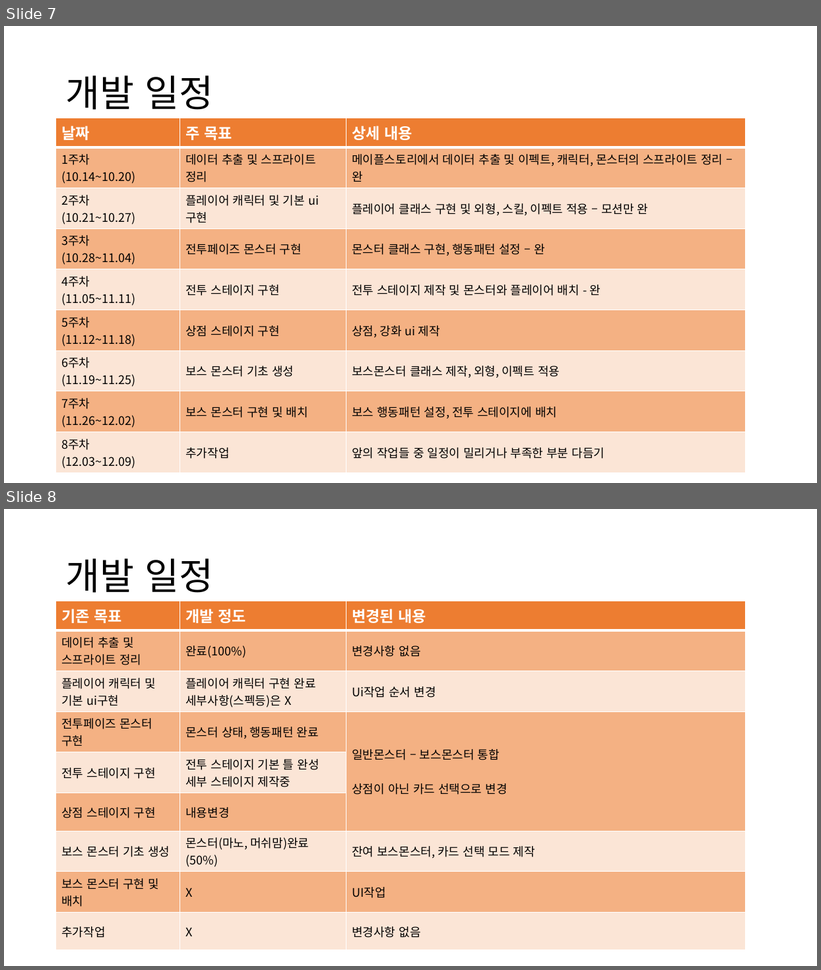
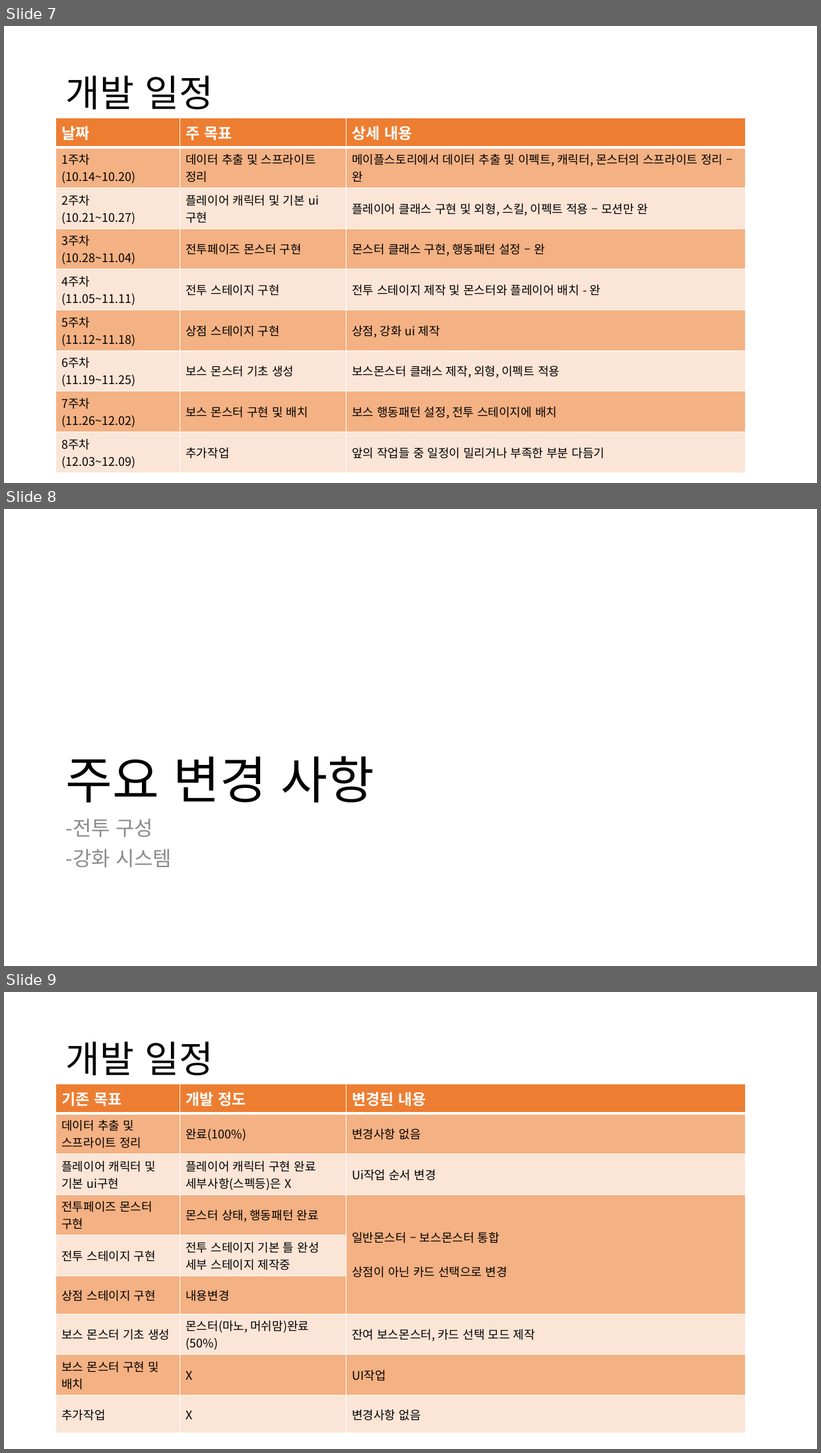
Before and after one commit to popopocorn/2021180001_2DGP_termproject, a slide deck: 2021180001_middle_ppt.pptx. Shown one above the other, each under a label of ours: slides 7 and 8 before the commit, slides 7, 8 and 9 after it. The pictures are 821x970 and 821x1453 pixels, drawn with LibreOffice and Linux fonts; fonts in the diff are those of the drawing. Boxes give left, top, right and bottom in pixels: in the first picture for what was removed or moved away, otherwise in the second. Text is boxed around its words. In the diff, an @@ line names an element or a change of style, - is before the commit and + after.

```diff
--- a/2021180001_middle_ppt.pptx
+++ b/2021180001_middle_ppt.pptx
@@ slide 8 added at box(4, 509, 817, 966), background #FFFFFF @@
@@ title added at box(65, 756, 375, 803), 60 pt, text #000000 @@
+주요 변경 사항
@@ text added at box(65, 819, 172, 868), 24 pt, text #8C8C8C @@
+-전투 구성
+-강화 시스템
@@ what was slide 8 is now slide 9 @@
```
Also in this commit, not shown: 3 other slides added.
